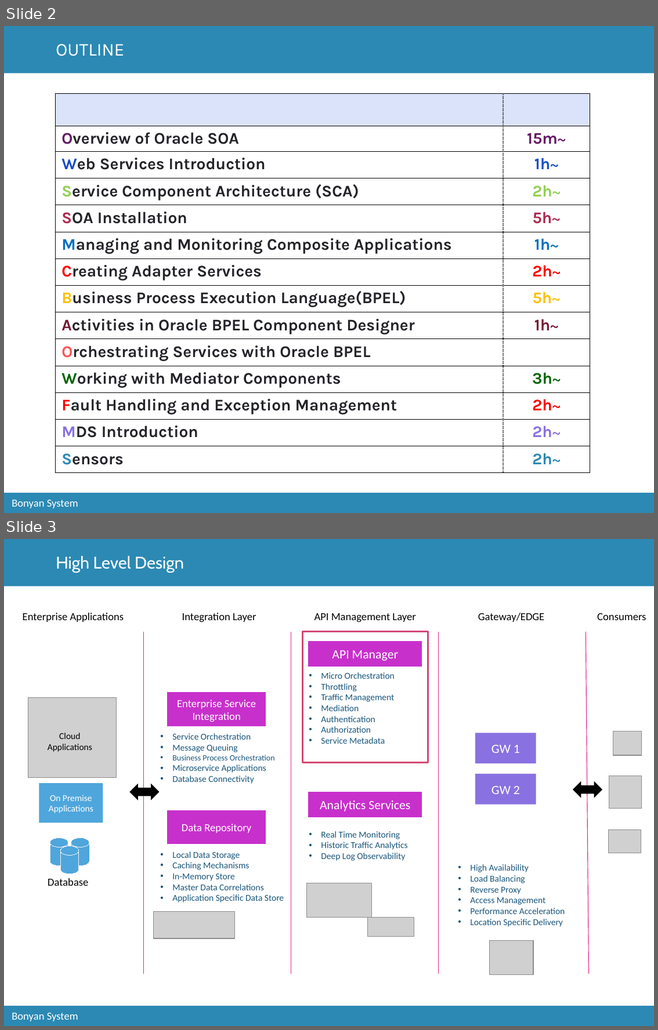
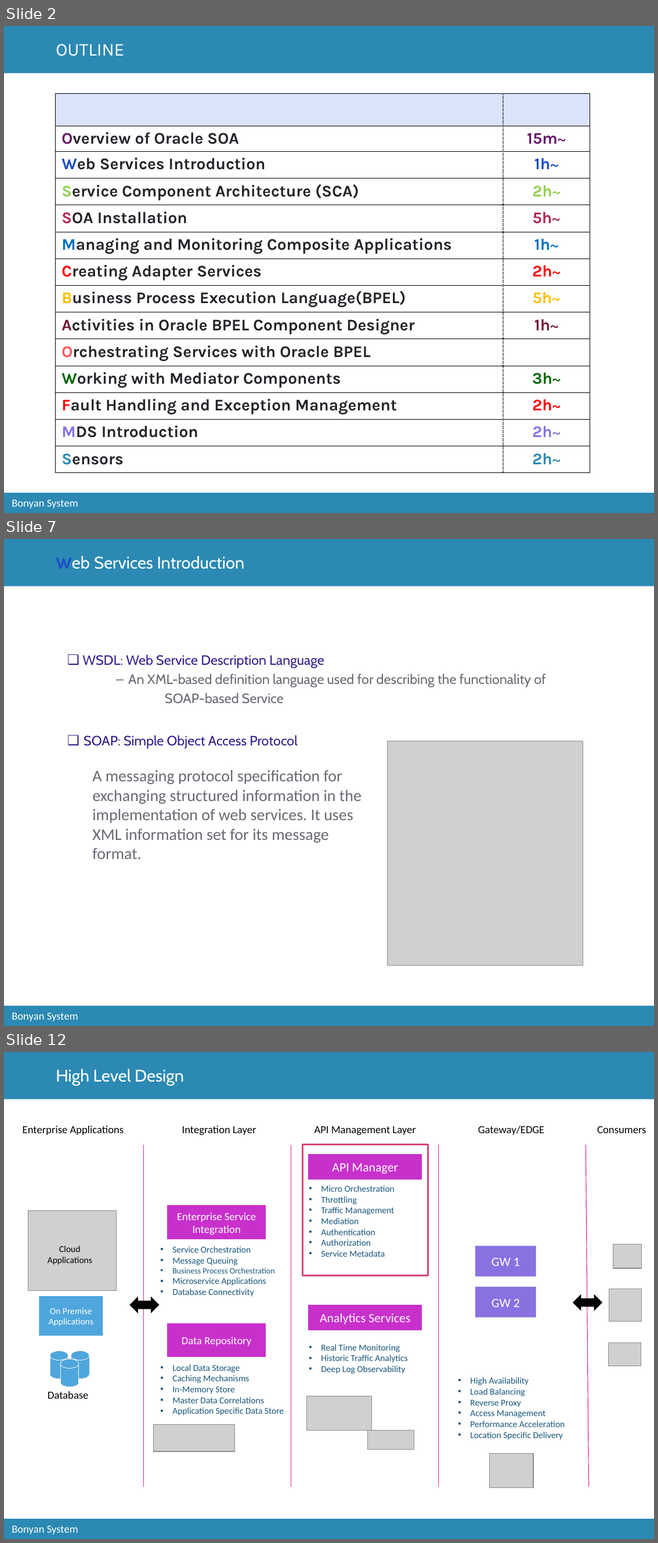
Before and after one commit to catcry/soaTraining, a slide deck: Presentation/soaTrainingPresentation.pptx. Shown one above the other, each under a label of ours: slides 2 and 3 before the commit, slides 2, 7 and 12 after it; the slides between them are not shown. The pictures are 658x1030 and 658x1543 pixels, drawn with LibreOffice and Linux fonts; fonts in the diff are those of the drawing; grey boxes stand for pictures; background and template pictures are left out. Boxes give left, top, right and bottom in pixels: in the first picture for what was removed or moved away, otherwise in the second. Text is boxed around its words. In the diff, an @@ line names an element or a change of style, - is before the commit and + after.

```diff
--- a/Presentation/soaTrainingPresentation.pptx
+++ b/Presentation/soaTrainingPresentation.pptx
@@ slide 7 added at box(4, 539, 654, 1026), background #FFFFFF; not listed: 3 template elements that a slide beside it also shows @@
@@ title added at box(56, 556, 245, 569), 18.8 pt, text #FFFFFF @@
+Web Services Introduction
@@ text added at box(82, 654, 545, 749), 15 pt, text #676A73 @@
+  ❑ WSDL: Web Service Description Language
+      – An XML-based definition language used for describing the functionality of
+      SOAP-based Service
+❑ SOAP: Simple Object Access Protocol
@@ picture added at box(387, 741, 583, 965) @@
@@ text added at box(92, 770, 361, 859), 18 pt, text #676A73 @@
+  A messaging protocol specification for exchanging structured information in the implementation of web services. It uses XML information set for its message format.
@@ what was slide 3 is now slide 12 @@
```
Also in this commit, not shown: 8 other slides added, 3 other files.
